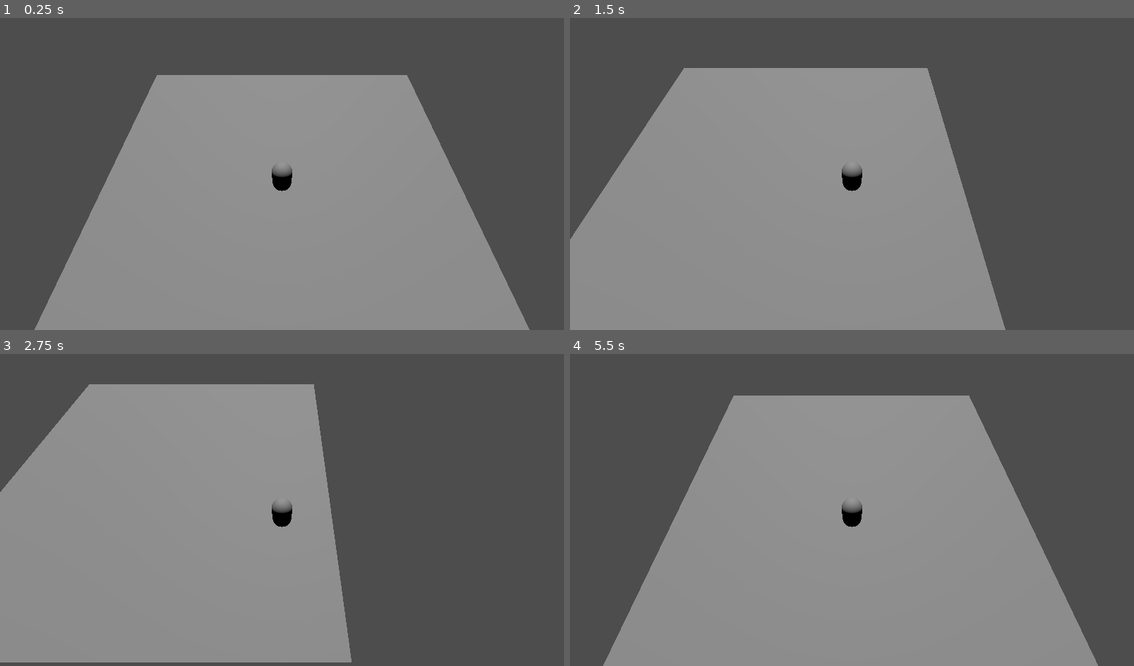
Above: before the commit, frames 1-4 (two rows, left to right).
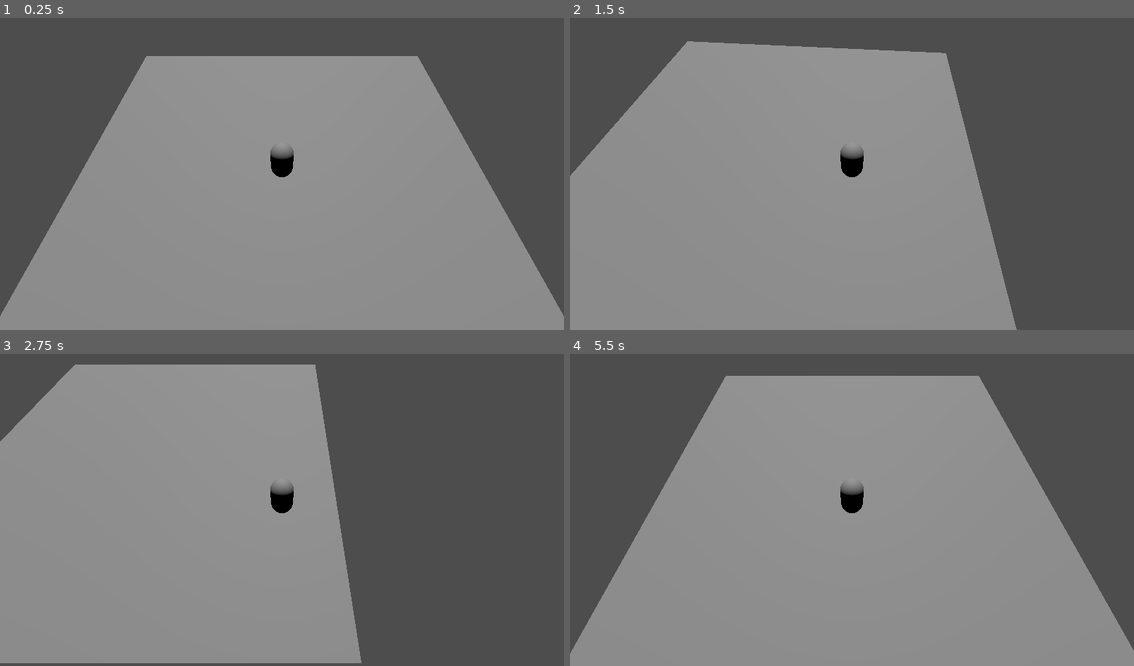
Above: after the commit, the same moments.

Repository: kirkchild97/wanderer
Game: Godot game, scene res://Scenes/Playground.tscn
Two runs of this game, one before a commit and one after it. Both use one fixed random seed, a clock stepped at 60 frames per second and the inputs below. The project has no main scene, so this scene is started directly.
Inputs (mouse positions are in pixels of both pictures, inside the frame that each line leads up to):
- Up to frame 1 (0.25 s): no input
- Up to frame 2 (1.5 s): tap Enter at 0.5 s; move the mouse to (976, 155) at 0.52 s; hold D (move_right) 0.53-1.28 s; tap Q (rotate_cam_left, bound only after the commit) at 0.6 s; tap E (rotate_cam_right, bound only after the commit) at 0.8, 1.35 s; move the mouse to (739, 186) at 1.27 s; hold S (move_down) from 1.28 s (still down)
- Up to frame 3 (2.75 s): tap Q (rotate_cam_left, bound only after the commit) at 1.55, 2.1 s; move the mouse to (338, 438) at 2.02 s; release S (move_down) at 2.03 s; hold D (move_right) from 2.03 s (still down); tap E (rotate_cam_right, bound only after the commit) at 2.3 s
- Up to frame 4 (5.5 s): move the mouse to (823, 572) at 2.77 s; release D (move_right) at 2.78 s; hold W (move_up) 2.78-3.53 s; tap E (rotate_cam_right, bound only after the commit) at 2.85, 3.8, 4.35, 5.3 s; tap Q (rotate_cam_left, bound only after the commit) at 3.05, 3.6, 4.55, 5.1 s; move the mouse to (1021, 556) at 3.52 s; hold A (move_left) 3.53-5.03 s; move the mouse to (682, 460) at 4.27 s; move the mouse to (880, 506) at 5.02 s; hold S (move_down) from 5.03 s (still down)

The runs differ from the first frame. In frame 1, 13% of the frame differs, in the area x 0-100%, y 12-100%; in frame 2, 8.9%; in frame 3, 6.4%; in frame 4, 13%, in the area x 0-100%, y 6-100%.
Error after the commit: Trying to assign value of type 'Vector2' to a variable of type 'float'. (res://Scripts/player_input_handler.gd:17)

Commit message:
Setup basic camera rotation and start rotation based on mouse

Diff:
--- a/Scenes/Playground.tscn
+++ b/Scenes/Playground.tscn
@@ -20,7 +20,6 @@
 mesh = SubResource("BoxMesh_ghtuc")
 
 [node name="PlayerCharacter" parent="." instance=ExtResource("1_21kks")]
-transform = Transform3D(1, 0, 0, 0, 1, 0, 0, 0, 1, 0, 0, 0)
 
 [node name="DirectionalLight3D" type="DirectionalLight3D" parent="."]
 transform = Transform3D(1, 0, 0, 0, -0.5, 0.866025, 0, -0.866025, -0.5, 0, 5.10783, 0.247134)
--- a/Scenes/player_character.tscn
+++ b/Scenes/player_character.tscn
@@ -11,7 +11,6 @@
 [sub_resource type="SphereShape3D" id="SphereShape3D_sgsds"]
 
 [node name="PlayerCharacter" type="CharacterBody3D"]
-transform = Transform3D(1, 0, 0, 0, 1, 0, 0, 0, 1, 0, 1, 0)
 
 [node name="Collider" type="CollisionShape3D" parent="."]
 transform = Transform3D(1, 0, 0, 0, 1, 0, 0, 0, 1, 0, 1, 0)
@@ -32,12 +31,14 @@
 script = ExtResource("2_fio2v")
 speed = 5.0
 acceleration = 100.0
+use_keyboard_rotation = true
 
 [node name="PlayerInputHandler" type="Node" parent="."]
 script = ExtResource("3_mhgks")
 
 [node name="CameraPivot" type="SpringArm3D" parent="."]
-transform = Transform3D(1, 0, 0, 0, 0.5, 0.866025, 0, -0.866025, 0.5, 0, 1.50789, 0)
+unique_name_in_owner = true
+transform = Transform3D(1, 0, 0, 0, 0.5, 0.866025, 0, -0.866025, 0.5, 0, 0, 0)
 shape = SubResource("SphereShape3D_sgsds")
 spring_length = 10.0
 
--- a/Scripts/StateScripts/States/move_state.gd
+++ b/Scripts/StateScripts/States/move_state.gd
@@ -4,6 +4,10 @@
 @export_group("Movement") #Maybe these could be replaced with Resources later on
 @export var speed: float = 1.0
 @export var acceleration: float = 1.0
+@export_group("Camera Settings")
+@export var use_keyboard_rotation := false
+@export var keyboard_rotate_speed := 0.02
+@onready var cam_pivot: SpringArm3D = %CameraPivot
 
 var camera: Camera3D
 var character_body: CharacterBody3D
@@ -26,6 +30,14 @@
 	pass
 
 func state_physics_process(delta: float):
+	handle_character_movement(delta)
+	handle_camera_rotation(delta)
+
+func handle_camera_rotation(delta: float):
+	if use_keyboard_rotation:
+		cam_pivot.rotate_y(input_handler.get_keyboard_cam_rotation_input() * keyboard_rotate_speed)
+
+func handle_character_movement(delta: float):
 	var raw_input = input_handler.get_move_input()
 	var forward := camera.global_basis.z
 	var right := camera.global_basis.x
--- a/Scripts/player_input_handler.gd
+++ b/Scripts/player_input_handler.gd
@@ -1,5 +1,17 @@
 extends Node
 class_name PlayerCharacterInputHandler
 
+var mouse_x_movement := 0.0
+
 func get_move_input() -> Vector2:
 	return Input.get_vector("move_left", "move_right", "move_up", "move_down")
+
+func get_keyboard_cam_rotation_input() -> float:
+	return Input.get_axis("rotate_cam_left", "rotate_cam_right")
+
+func get_mouse_x_movement() -> float:
+	return mouse_x_movement
+
+func _unhandled_input(event: InputEvent) -> void:
+	if event is InputEventMouseMotion:# and Input.mouse_mode == Input.MOUSE_MODE_CAPTURED:
+		mouse_x_movement = event.screen_relative
--- a/project.godot
+++ b/project.godot
@@ -36,3 +36,13 @@
 "events": [Object(InputEventKey,"resource_local_to_scene":false,"resource_name":"","device":-1,"window_id":0,"alt_press …(192 unchanged characters)…
 ]
 }
+rotate_cam_right={
+"deadzone": 0.5,
+"events": [Object(InputEventKey,"resource_local_to_scene":false,"resource_name":"","device":-1,"window_id":0,"alt_pressed":false,"shift_pressed":false,"ctrl_pressed":false,"meta_pressed":false,"pressed":false,"keycode":0,"physical_keycode":69,"key_label":0,"unicode":101,"location":0,"echo":false,"script":null)
+]
+}
+rotate_cam_left={
+"deadzone": 0.5,
+"events": [Object(InputEventKey,"resource_local_to_scene":false,"resource_name":"","device":-1,"window_id":0,"alt_pressed":false,"shift_pressed":false,"ctrl_pressed":false,"meta_pressed":false,"pressed":false,"keycode":0,"physical_keycode":81,"key_label":0,"unicode":113,"location":0,"echo":false,"script":null)
+]
+}
